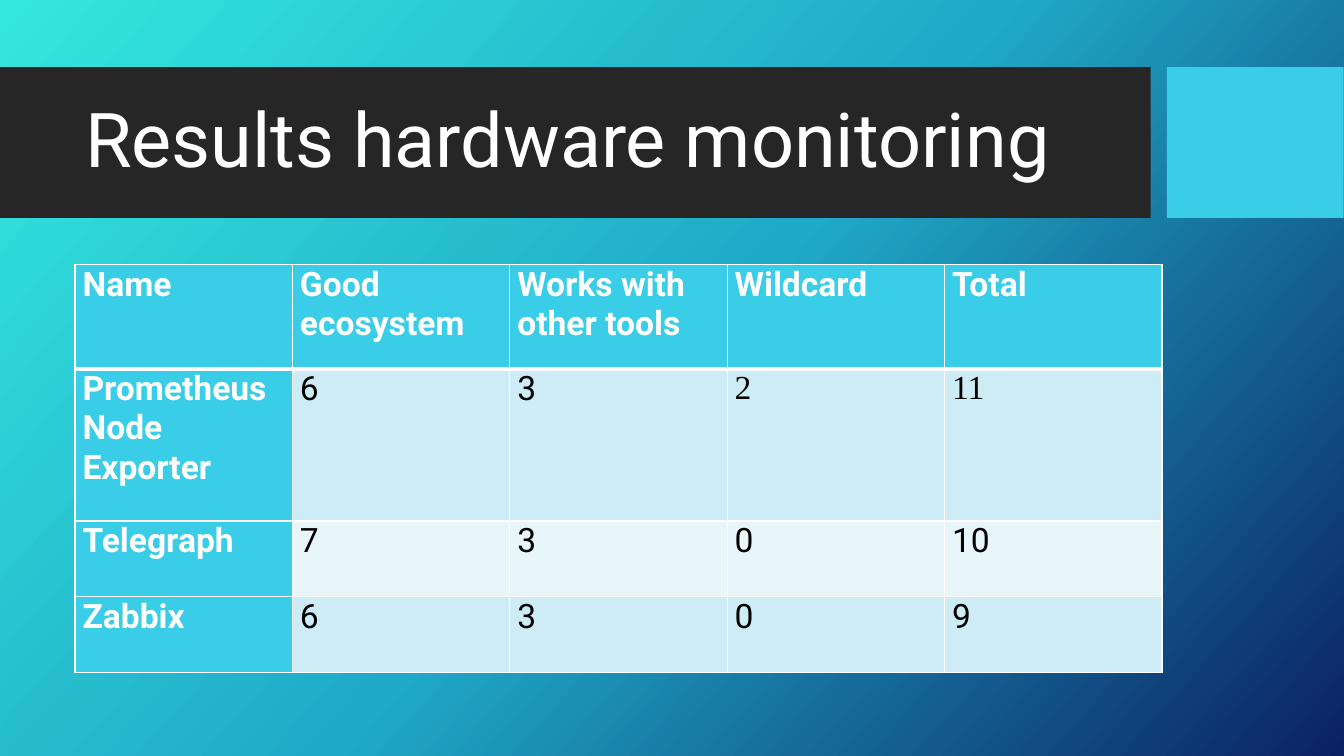
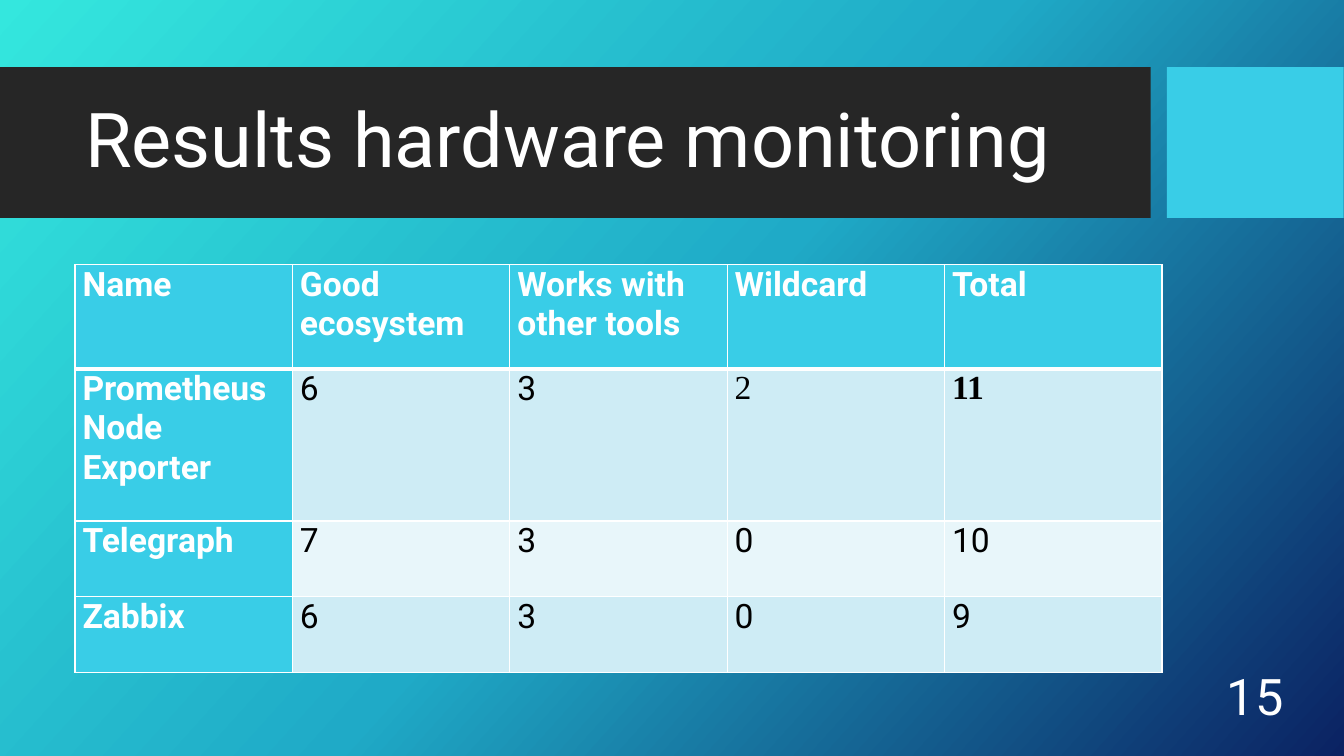
Before and after one commit to CosminBudurovici/Digital_Twin_Monitoring_System, a slide deck: slide 15 of Design Artefacts/Monitoring system presentation.pptx (slide 16 before the commit). Drawn at 1344x756 pixels with LibreOffice and Linux fonts; fonts in the diff are those of the drawing; background and template pictures are left out. Boxes give left, top, right and bottom in pixels: in the first picture for what was removed or moved away, otherwise in the second. Text is boxed around its words. In the diff, an @@ line names an element or a change of style, - is before the commit and + after.

```diff
--- a/Design Artefacts/Monitoring system presentation.pptx
+++ b/Design Artefacts/Monitoring system presentation.pptx
@@ table at (75, 265, 1164, 674) @@
@@ bold on in "11" @@
@@ page number added at (1227, 679, 1284, 716), 36 pt, text #FFFFFF @@
+15
```
Also in this commit, not shown: 16 other slides changed, 10 slides added, 1 slide removed, 6 other files.
